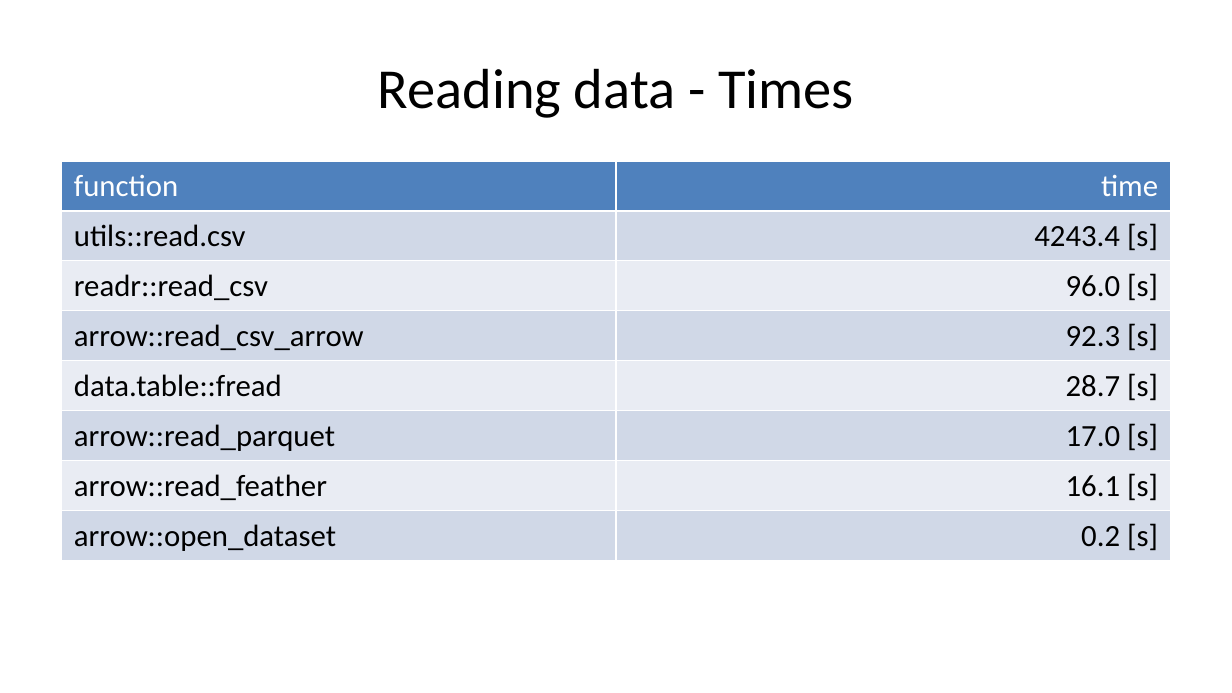
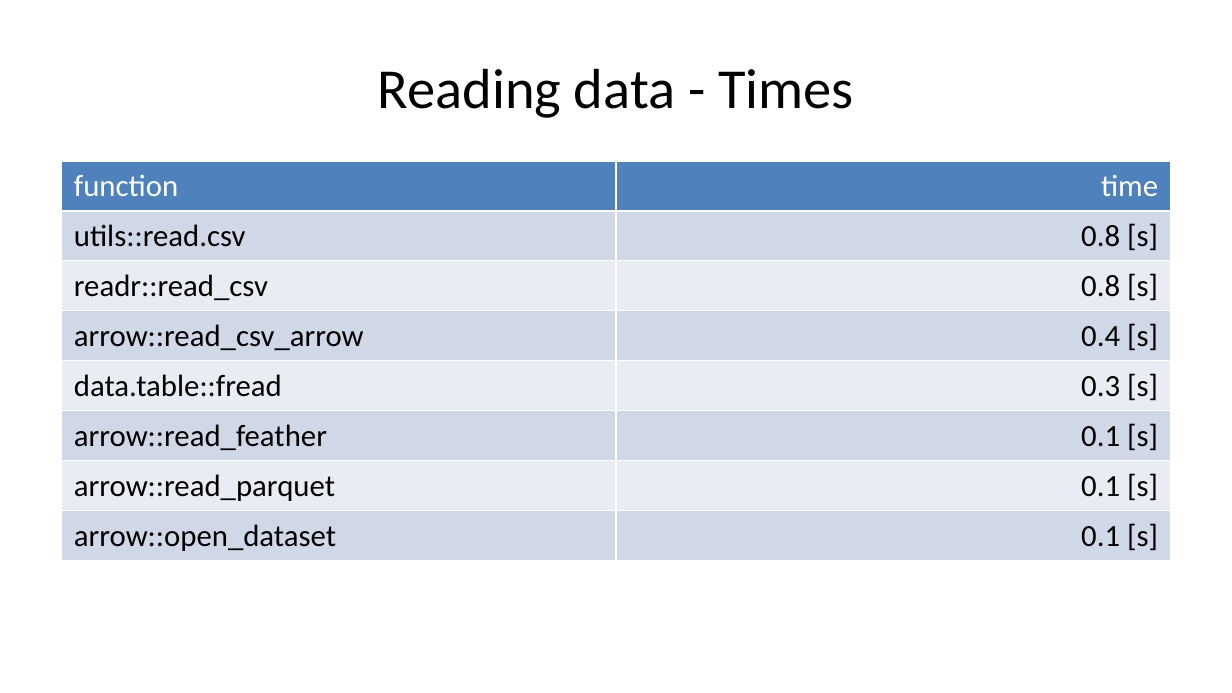
Before and after one commit to USEPA/biggish_data_r, a slide deck: slide 24 of presentation/biggish_data.pptx (slide 25 before the commit). Drawn at 1232x693 pixels with LibreOffice and Linux fonts; fonts in the diff are those of the drawing. Boxes give left, top, right and bottom in pixels: in the first picture for what was removed or moved away, otherwise in the second. Text is boxed around its words. In the diff, an @@ line names an element or a change of style, - is before the commit and + after.

```diff
--- a/presentation/biggish_data.pptx
+++ b/presentation/biggish_data.pptx
@@ table at <box>62,161,1170,618</box> @@
-row 2, column 2: 4243.4 [s]
+row 2, column 2: 0.8 [s]
-row 3, column 2: 96.0 [s]
+row 3, column 2: 0.8 [s]
-row 4, column 2: 92.3 [s]
+row 4, column 2: 0.4 [s]
-row 5, column 2: 28.7 [s]
+row 5, column 2: 0.3 [s]
-row 6, column 1: arrow::read_parquet
+row 6, column 1: arrow::read_feather
-row 6, column 2: 17.0 [s]
+row 6, column 2: 0.1 [s]
-row 7, column 1: arrow::read_feather
+row 7, column 1: arrow::read_parquet
-row 7, column 2: 16.1 [s]
+row 7, column 2: 0.1 [s]
-row 8, column 2: 0.2 [s]
+row 8, column 2: 0.1 [s]
```
Also in this commit, not shown: 21 other slides changed, 8 slides added, 7 slides removed, 3 other files.
